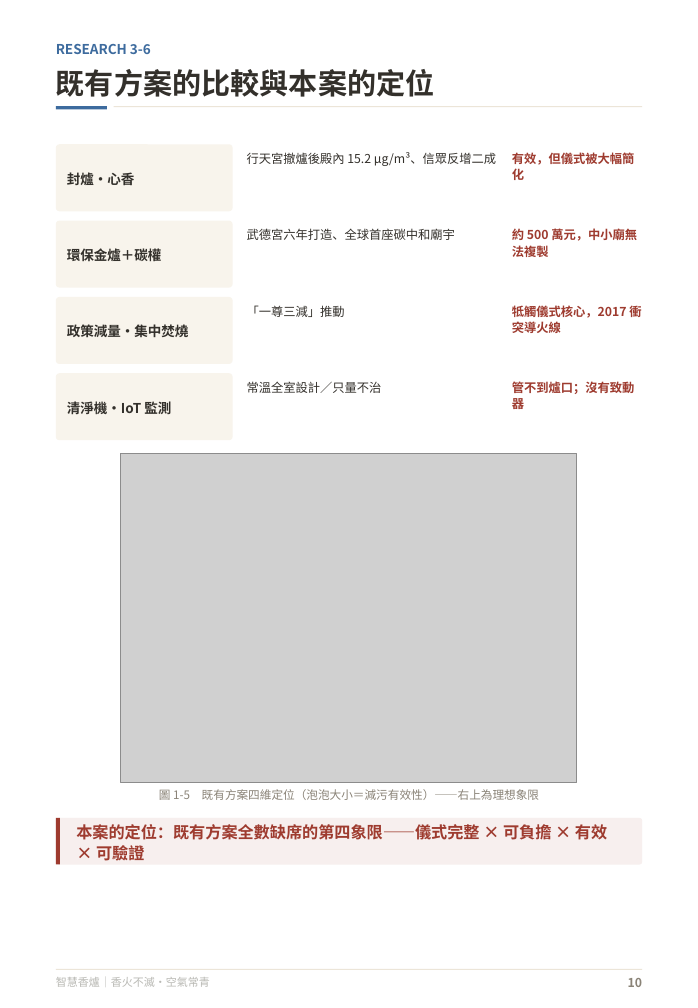
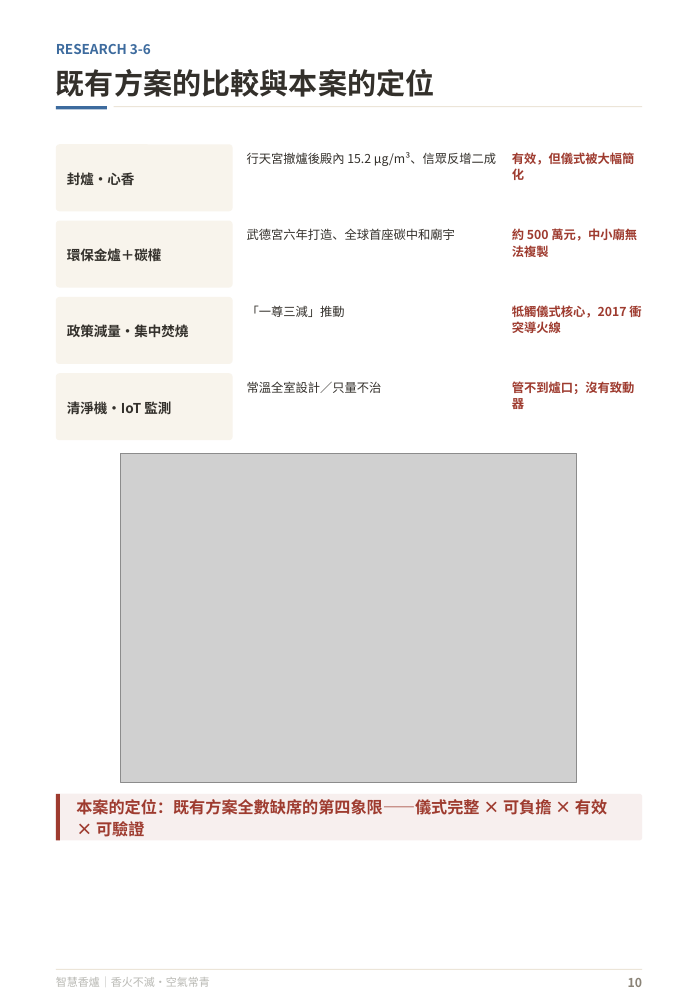
Before and after one commit to feihong9487/WRO2026, a slide deck: slide 11 of 簡報/未來新創家＿高中職組_v3.pptx. Drawn at 698x1008 pixels with LibreOffice and Linux fonts; fonts in the diff are those of the drawing; grey boxes stand for pictures. Boxes give left, top, right and bottom in pixels: in the first picture for what was removed or moved away, otherwise in the second. Text is boxed around its words. In the diff, an @@ line names an element or a change of style, - is before the commit and + after.

```diff
--- a/簡報/未來新創家＿高中職組_v3.pptx
+++ b/簡報/未來新創家＿高中職組_v3.pptx
@@ 1 text, 1 rounded rectangle, 1 rectangle: place and size @@
-1 text, 1 rounded rectangle, 1 rectangle at [56,818,642,865]
+1 text, 1 rounded rectangle, 1 rectangle at [56,794,642,840]
@@ text removed at [159,787,539,803] @@
-圖 1-5 既有方案四維定位（泡泡大小＝減污有效性）——右上為理想象限
```
Also in this commit, not shown: 18 other slides changed, 5 other files.
